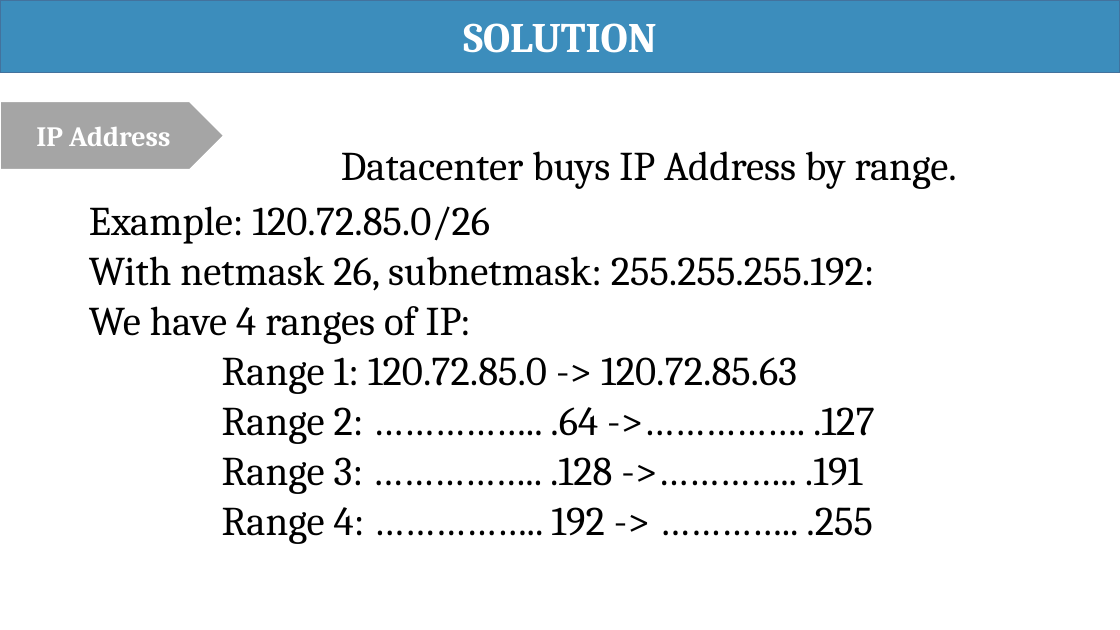
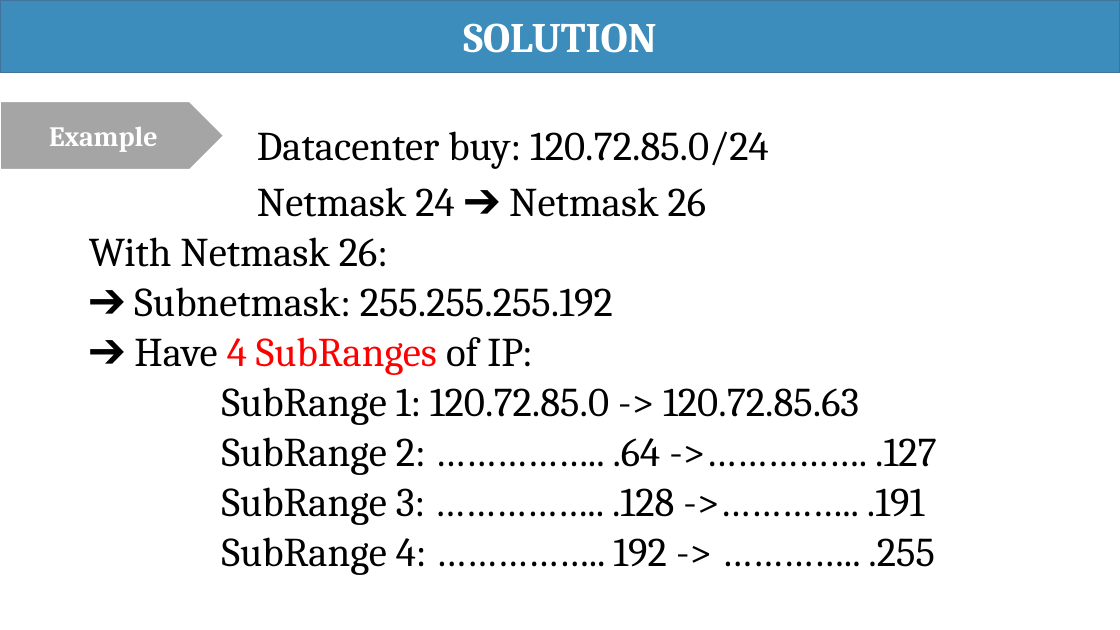
Before and after one commit to haltt051093/IMS-datacenter, a slide deck: slide 23 of Document/Presentation/IMS_20160422_Presentation.pptx (slide 21 before the commit). Drawn at 1120x630 pixels with LibreOffice and Linux fonts; fonts in the diff are those of the drawing. Boxes give left, top, right and bottom in pixels: in the first picture for what was removed or moved away, otherwise in the second. Text is boxed around its words. In the diff, an @@ line names an element or a change of style, - is before the commit and + after.

Commit message:
Update presentation

```diff
--- a/Document/Presentation/IMS_20160422_Presentation.pptx
+++ b/Document/Presentation/IMS_20160422_Presentation.pptx
@@ text in pentagon arrow at box(49, 127, 158, 152): text changed @@
-IP Address
+Example
@@ subtitle at box(89, 131, 937, 575): text changed @@
-Datacenter buys IP Address by range.
-Example: 120.72.85.0/26
-      With netmask 26, subnetmask: 255.255.255.192:
-      We have 4 ranges of IP:
-      Range 1: 120.72.85.0 -> 120.72.85.63
-      Range 2: …………….. .64 ->……………. .127
-      Range 3: …………….. .128 ->………….. .191
-      Range 4: …………….. 192 -> ………….. .255
+Datacenter buy: 120.72.85.0/24
+Netmask 24 ➔ Netmask 26
+      With Netmask 26:
+      ➔ Subnetmask: 255.255.255.192
+      ➔ Have 4 SubRanges of IP:
+      SubRange 1: 120.72.85.0 -> 120.72.85.63
+      SubRange 2: …………….. .64 ->……………. .127
+      SubRange 3: …………….. .128 ->………….. .191
+      SubRange 4: …………….. 192 -> ………….. .255
```
Also in this commit, not shown: 1 other slide changed, 2 slides added.
